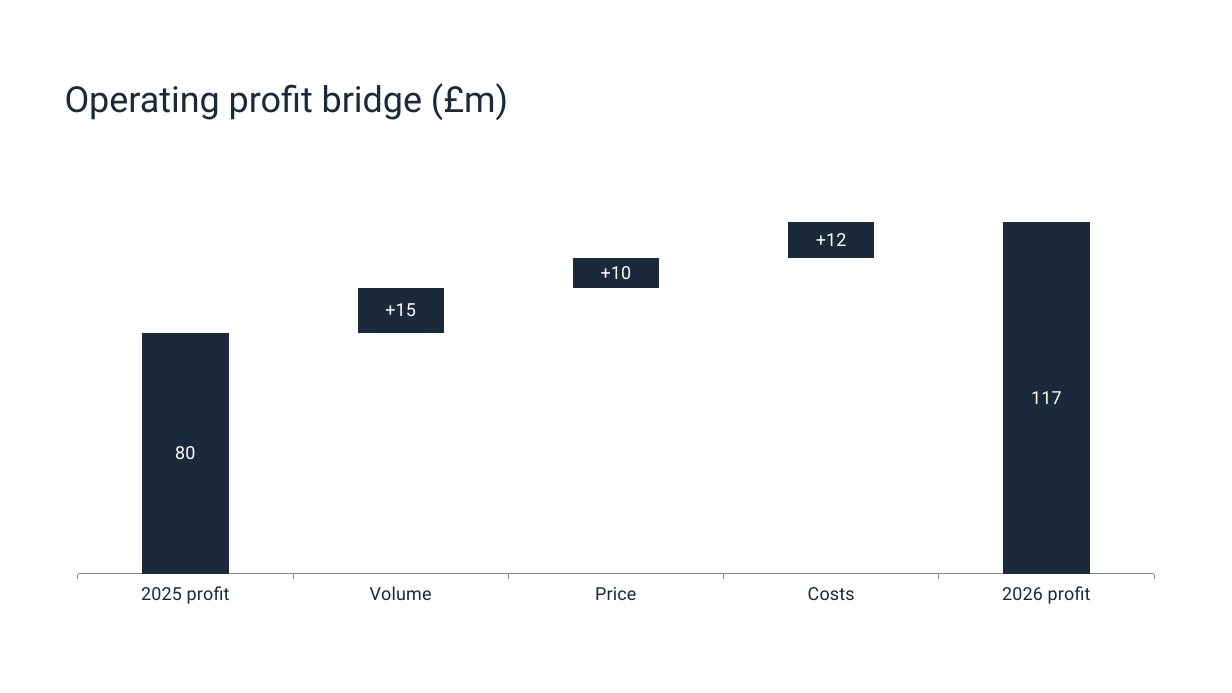
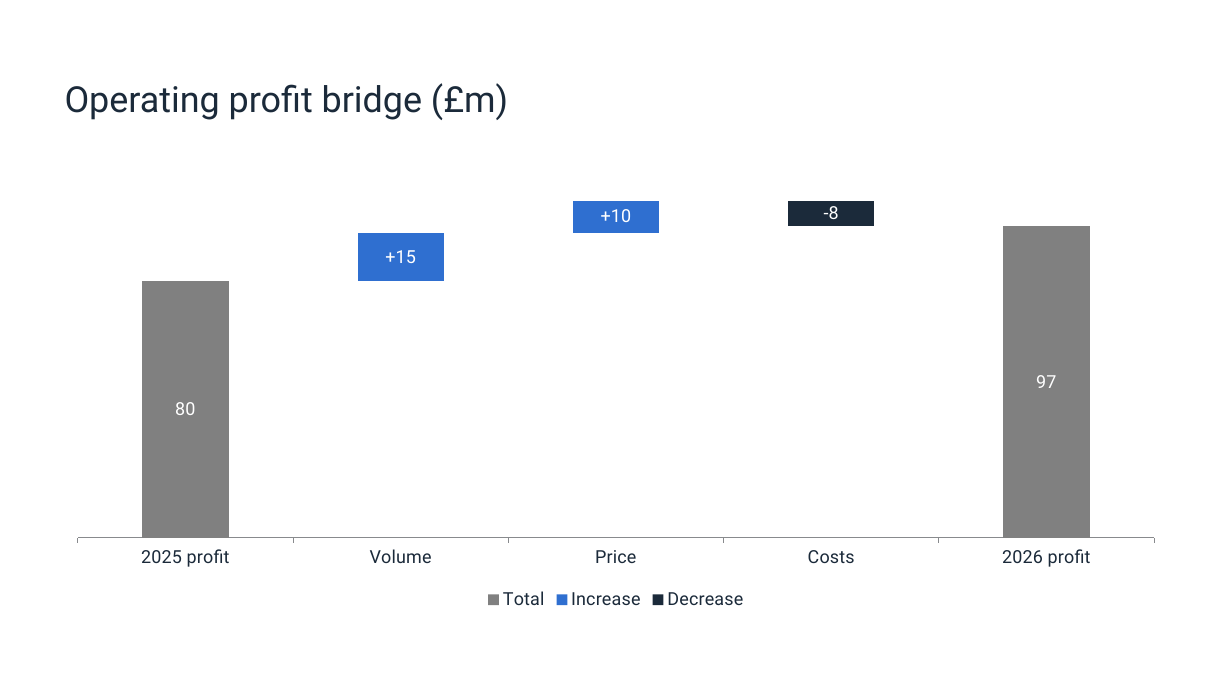
Before and after one commit to agwp/brand-faithful-pptx, a slide deck: slide 64 of references/plain-fallback-layouts.pptx. Drawn at 1232x693 pixels with LibreOffice and Linux fonts; fonts in the diff are those of the drawing. Boxes give left, top, right and bottom in pixels: in the first picture for what was removed or moved away, otherwise in the second. Text is boxed around its words. In the diff, an @@ line names an element or a change of style, - is before the commit and + after.

```diff
--- a/references/plain-fallback-layouts.pptx
+++ b/references/plain-fallback-layouts.pptx
@@ column stacked chart at (55, 143, 1177, 615) @@
@@ Series 1, Costs: 105 to 97 @@
-Series 2: 80, 15, 10, 12, 117
+Total: 80, 0, 0, 0, 97
@@ colour of Total #1B2A3A to #808080 @@
@@ data labels of Total changed @@
+Increase: 0, 15, 10, 0, 0
+Decrease: 0, 0, 0, 8, 0
@@ legend changed @@
```
Also in this commit, not shown: 4 other files.
